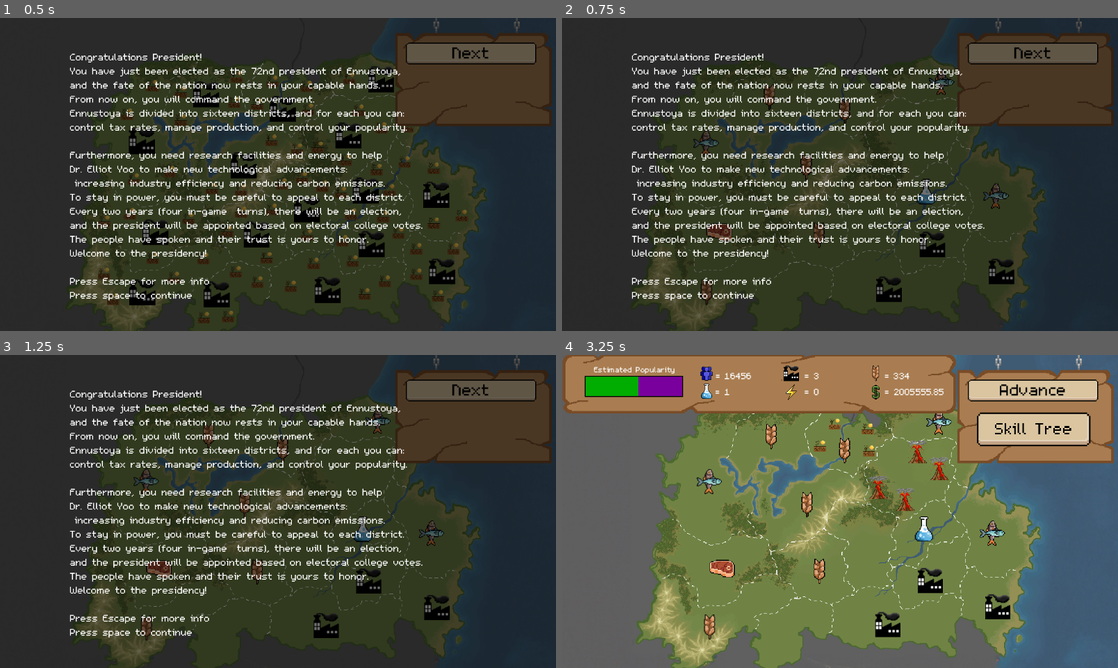
Above: before the commit, frames 1-4 (two rows, left to right).
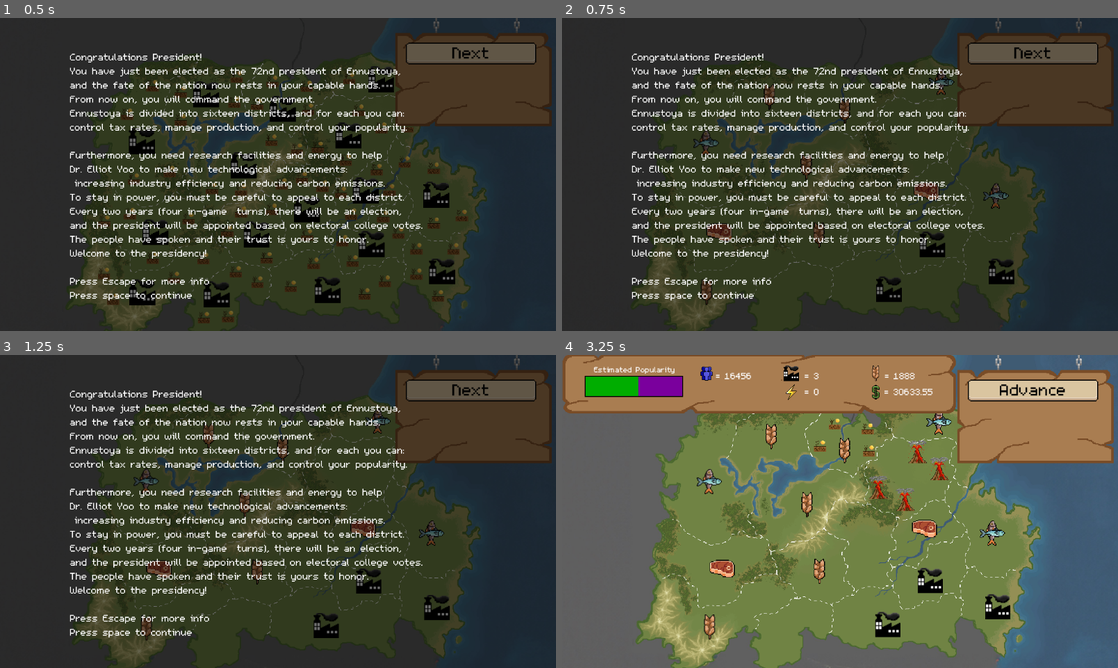
Above: after the commit, the same moments.

Repository: mccoogp/WeatherInc
Game: Godot game, scene res://world.tscn
The game is run twice, just before and just after one commit, with the same random seed, the same clock (stepped at 60 frames per second) and the same inputs. The engine's default icon, where the game draws it, is replaced by a stand-in: a white triangle on a blue panel in a dark square.
Inputs (mouse positions are in pixels of both pictures, inside the frame that each line leads up to):
- Up to frame 1 (0.5 s): no input
- Up to frame 2 (0.75 s): click "Next" at 0.5 s
- Up to frame 3 (1.25 s): no input
- Up to frame 4 (3.25 s): click "Next" at 1.25 s; tap Enter at 2, 2.85 s; move the mouse to (962, 495) at 2.02 s; hold Right 2.03-2.78 s; hold X 2.03-2.78 s; click (962, 495) at 2.17 s; tap Space at 2.27, 3.02 s; move the mouse to (728, 527) at 2.77 s; hold Down from 2.78 s (still down)

Frame 1 is identical in both runs. In frame 2, 0.2% of the frame differs, in the area x 63-68%, y 51-60%; in frame 3, 0.2%; in frame 4, 2.7%, in the area x 25-96%, y 5-60%.

Commit message:
removed the game testing stats
nothin much

Diff:
--- a/data/skill_tree.json
+++ b/data/skill_tree.json
@@ -10,39 +10,39 @@
 	},
 	"ag_2": {
 	  "name": "Agriculture Upgrade II",
-	  "description": "Advanced seeding methods\nexpand harvestable land.\nIncreases food productivity\nby 50% total.\nCost:\nEnergy: 4000\nResearch: 4",
+	  "description": "Advanced seeding methods\nexpand harvestable land.\nIncreases food productivity\nby 50% total.\nCost:\nEnergy: 4000\nResearch: 2",
 	  "cost": {
 		"energy": 4000,
-		"research": 4
+		"research": 2
 	  }
 	},
 	"ag_3": {
 	  "name": "Agriculture Upgrade III",
-	  "description": "Fertilization and pest\ncontrol reduce loss\nand accelerate growth.\nIncreases food productivity\nby 50% total.\nCost:\nEnergy: 9000\nResearch: 9",
+	  "description": "Fertilization and pest\ncontrol reduce loss\nand accelerate growth.\nIncreases food productivity\nby 50% total.\nCost:\nEnergy: 9000\nResearch: 3",
 	  "cost": {
 		"energy": 9000,
-		"research": 9
+		"research": 3
 	  }
 	},
 	"ag_4": {
 	  "name": "Agriculture Upgrade IV",
-	  "description": "Mechanized farming boosts\nefficiency and speed.\nIncreases food productivity\nby 50% total.\nCost:\nEnergy: 16000\nResearch: 16",
+	  "description": "Mechanized farming boosts\nefficiency and speed.\nIncreases food productivity\nby 50% total.\nCost:\nEnergy: 16000\nResearch: 4",
 	  "cost": {
 		"energy": 16000,
-		"research": 16
+		"research": 4
 	  }
 	},
 	"ag_5": {
 	  "name": "Agriculture Upgrade V",
-	  "description": "Genetically optimized crops\nmaximize yields.\nIncreases food productivity\nby 50% total.\nCost:\nEnergy: 25000\nResearch: 25",
+	  "description": "Genetically optimized crops\nmaximize yields.\nIncreases food productivity\nby 50% total.\nCost:\nEnergy: 25000\nResearch: 5",
 	  "cost": {
 		"energy": 25000,
-		"research": 25
+		"research": 5
 	  }
 	},
 	"in_1": {
 	  "name": "Industry Upgrade I",
-	  "description": "Basic manufacturing\ntechniques improve production\nspeed and reduce\nmaterial waste by\n5%.\nCost:\nEnergy: 1000\nResearch: 1",
+	  "description": "Basic manufacturing\ntechniques improve production\nenergy production\n+50%\n\nCost:\nEnergy: 1000\nResearch: 1",
 	  "cost": {
 		"energy": 1000,
 		"research": 1
@@ -50,34 +50,34 @@
 	},
 	"in_2": {
 	  "name": "Industry Upgrade II",
-	  "description": "Introduction of assembly\nline processes increases\nfactory efficiency.\nProduction output\nrises by 10%.\nCost:\nEnergy: 4000\nResearch: 4",
+	  "description": "Introduction of assembly\nline processes increases\nfactory efficiency.\n\nenergy production\n+50%\nCost:\nEnergy: 4000\nResearch: 2",
 	  "cost": {
 		"energy": 4000,
-		"research": 4
+		"research": 2
 	  }
 	},
 	"in_3": {
 	  "name": "Industry Upgrade III",
-	  "description": "Automation and robotics\nreduce labor costs\nand speed up\nmanufacturing. Production\noutput increases by\n15%.\nCost:\nEnergy: 9000\nResearch: 9",
+	  "description": "Automation and robotics\nreduce labor costs\nand speed up\nmanufacturing. \nenergy production\n+50%\nCost:\nEnergy: 9000\nResearch: 3",
 	  "cost": {
 		"energy": 9000,
-		"research": 9
+		"research": 3
 	  }
 	},
 	"in_4": {
 	  "name": "Industry Upgrade IV",
-	  "description": "Advanced supply chain\nmanagement optimizes\nresource flow and\nminimizes downtime.\nProduction output\nrises by 20%.\nCost:\nEnergy: 16000\nResearch: 16",
+	  "description": "Advanced supply chain\nmanagement optimizes\nresource flow and\nminimizes downtime.\n\nenergy production\n+50%\nCost:\nEnergy: 16000\nResearch: 4",
 	  "cost": {
 		"energy": 16000,
-		"research": 16
+		"research": 4
 	  }
 	},
 	"in_5": {
 	  "name": "Industry Upgrade V",
-	  "description": "Cutting-edge smart\nfactories integrate AI-\ndriven optimization,\nmaximizing industrial\nefficiency. Production\noutput increases by\n25%.\nCost:\nEnergy: 25000\nResearch: 25",
+	  "description": "Cutting-edge smart\nfactories integrate AI-\ndriven optimization,\nmaximizing industrial\nefficiency. Production\nenergy production\n+50%\nCost:\nEnergy: 25000\nResearch: 5",
 	  "cost": {
 		"energy": 25000,
-		"research": 25
+		"research": 5
 	  }
 	},
 	"en_1": {
@@ -90,34 +90,34 @@
 	},
 	"en_2": {
 	  "name": "Environment Upgrade II",
-	  "description": "Renewable energy\nreduces fossil fuel\nuse. Decreases global\ntemperature by 5°C\nand slows the rate\nof temperature increase.\nCost:\nEnergy: 4000\nResearch: 4",
+	  "description": "Renewable energy\nreduces fossil fuel\nuse. Decreases global\ntemperature by 5°C\nand slows the rate\nof temperature increase.\nCost:\nEnergy: 4000\nResearch: 2",
 	  "cost": {
 		"energy": 4000,
-		"research": 4
+		"research": 2
 	  }
 	},
 	"en_3": {
 	  "name": "Environment Upgrade III",
-	  "description": "Recycling and waste\nmanagement minimize\nresource waste.\nDecreases global temperature\nby 5°C and slows\nthe rate of temperature\nincrease.\nCost:\nEnergy: 9000\nResearch: 9",
+	  "description": "Recycling and waste\nmanagement minimize\nresource waste.\nDecreases global temperature\nby 5°C and slows\nthe rate of temperature\nincrease.\nCost:\nEnergy: 9000\nResearch: 3",
 	  "cost": {
 		"energy": 9000,
-		"research": 9
+		"research": 3
 	  }
 	},
 	"en_4": {
 	  "name": "Environment Upgrade IV",
-	  "description": "Reforestation and\nhabitat restoration\nimprove biodiversity.\nDecreases global temperature\nby 5°C and slows\nthe rate of temperature\nincrease.\nCost:\nEnergy: 16000\nResearch: 16",
+	  "description": "Reforestation and\nhabitat restoration\nimprove biodiversity.\nDecreases global temperature\nby 5°C and slows\nthe rate of temperature\nincrease.\nCost:\nEnergy: 16000\nResearch: 4",
 	  "cost": {
 		"energy": 16000,
-		"research": 16
+		"research": 4
 	  }
 	},
 	"en_5": {
 	  "name": "Environment Upgrade V",
-	  "description": "Sustainable infrastructure\nensures long-term\nenvironmental balance.\nDecreases global temperature\nby 5°C and slows\nthe rate of temperature\nincrease.\nCost:\nEnergy: 25000\nResearch: 25",
+	  "description": "Sustainable infrastructure\nensures long-term\nenvironmental balance.\nDecreases global temperature\nby 5°C and slows\nthe rate of temperature\nincrease.\nCost:\nEnergy: 25000\nResearch: 5",
 	  "cost": {
 		"energy": 25000,
-		"research": 25
+		"research": 5
 	  }
 	},
 	"te_1": {
@@ -130,34 +130,34 @@
 	},
 	"te_2": {
 	  "name": "Technology Upgrade II",
-	  "description": "Computing advancements\naccelerate research\nand enable complex\ndata analysis.\nResearch output increases\nby 10%.\nCost:\nEnergy: 4000\nResearch: 4",
+	  "description": "Computing advancements\naccelerate research\nand enable complex\ndata analysis.\nResearch output increases\nby 10%.\nCost:\nEnergy: 4000\nResearch: 2",
 	  "cost": {
 		"energy": 4000,
-		"research": 4
+		"research": 2
 	  }
 	},
 	"te_3": {
 	  "name": "Technology Upgrade III",
-	  "description": "Advanced materials\nand electronics open\nnew engineering possibilities.\nResearch and production\nefficiency rise by\n15%.\nCost:\nEnergy: 9000\nResearch: 9",
+	  "description": "Advanced materials\nand electronics open\nnew engineering possibilities.\nResearch and production\nefficiency rise by\n15%.\nCost:\nEnergy: 9000\nResearch: 3",
 	  "cost": {
 		"energy": 9000,
-		"research": 9
+		"research": 3
 	  }
 	},
 	"te_4": {
 	  "name": "Technology Upgrade IV",
-	  "description": "Artificial intelligence\nrevolutionizes design\nand discovery.\nResearch output increases\nby 20%.\nCost:\nEnergy: 16000\nResearch: 16",
+	  "description": "Artificial intelligence\nrevolutionizes design\nand discovery.\nResearch output increases\nby 20%.\nCost:\nEnergy: 16000\nResearch: 4",
 	  "cost": {
 		"energy": 16000,
-		"research": 16
+		"research": 4
 	  }
 	},
 	"te_5": {
 	  "name": "Technology Upgrade V",
-	  "description": "Nanotechnology and\nquantum computing\nredefine tech\ncapabilities.\nResearch output\nincreases by 25%.\nCost:\nEnergy: 25000\nResearch: 25",
+	  "description": "Nanotechnology and\nquantum computing\nredefine tech\ncapabilities.\nResearch output\nincreases by 25%.\nCost:\nEnergy: 25000\nResearch: 5",
 	  "cost": {
 		"energy": 25000,
-		"research": 25
+		"research": 5
 	  }
 	}
   }
--- a/skill_tree.gd
+++ b/skill_tree.gd
@@ -69,7 +69,7 @@
 	var category = skill_dict[name.split('_')[0]]
 
 	var energy_cost = 1000 * pow(level, 2)
-	var research_cost = pow(level, 2)
+	var research_cost = level
 
 	if levels[category] + 1 > level:
 		print("Already bought")
--- a/world.gd
+++ b/world.gd
@@ -15,7 +15,7 @@
 
 var phase = 3
 var food = 0
-var money = 2000000
+var money = 25000
 
 var temp = 60
 var year = 1
@@ -845,6 +845,7 @@
 		$TopBar.visible = false
 		$"Popularity bar".visible = false
 		$CanvasLayer.visible = false
+		$loseMenu.text += "\nYears survived: " + str(year)
 		$LoseMenu.visible = true
 		lostcount += 1
 		if lostcount > 100:
--- a/world.tscn
+++ b/world.tscn
@@ -262,7 +262,7 @@
 position = Vector2(613.095, 261.905)
 scale = Vector2(67, 67)
 DistrictNumber = 10
-product = ["research"]
+product = ["meat"]
 center = Vector2(629, 290)
 zoom = 3.2
 image = ExtResource("13_23l0j")
@@ -747,7 +747,6 @@
 offset_right = 1018.0
 offset_bottom = 183.0
 scale = Vector2(1.68, 1.68)
-focus_mode = 1
 
 [node name="Label" type="Label" parent="CanvasLayer/News"]
 texture_filter = 1
@@ -845,7 +844,7 @@
 text = "The results are in, and while your campaign resonated with some,
 you have failed to be re-elected.
 Although your presidency has ended, your leadership has not gone unnoticed.
-he people of Ennustoya will not forget your name: Connor."
+the people of Ennustoya will not forget your name: Connor."
 label_settings = SubResource("LabelSettings_v6b3y")
 
 [node name="ColorRect" type="ColorRect" parent="."]
